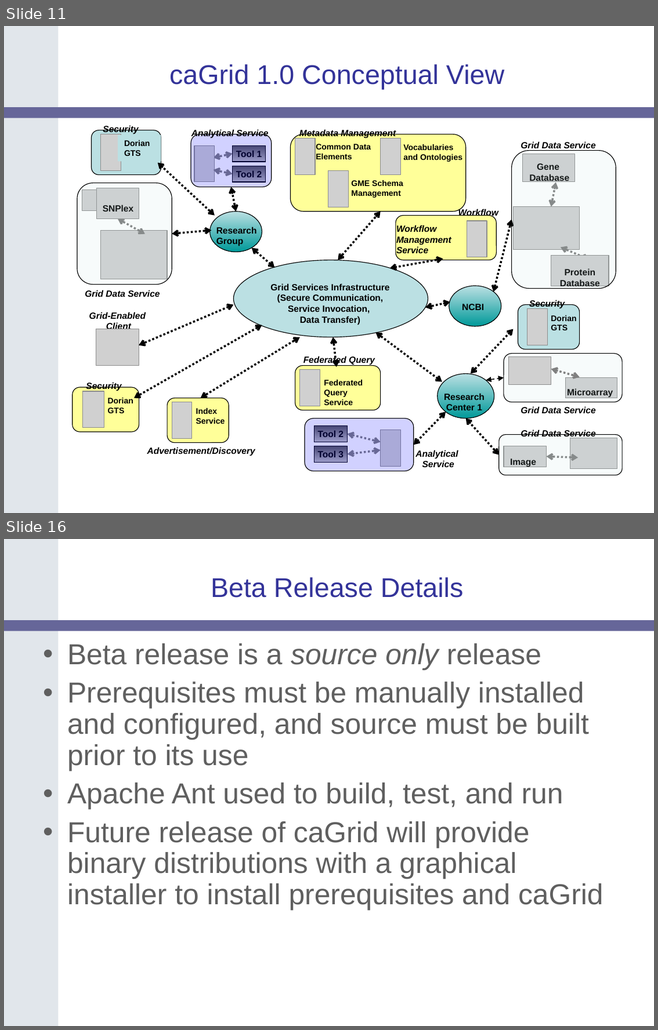
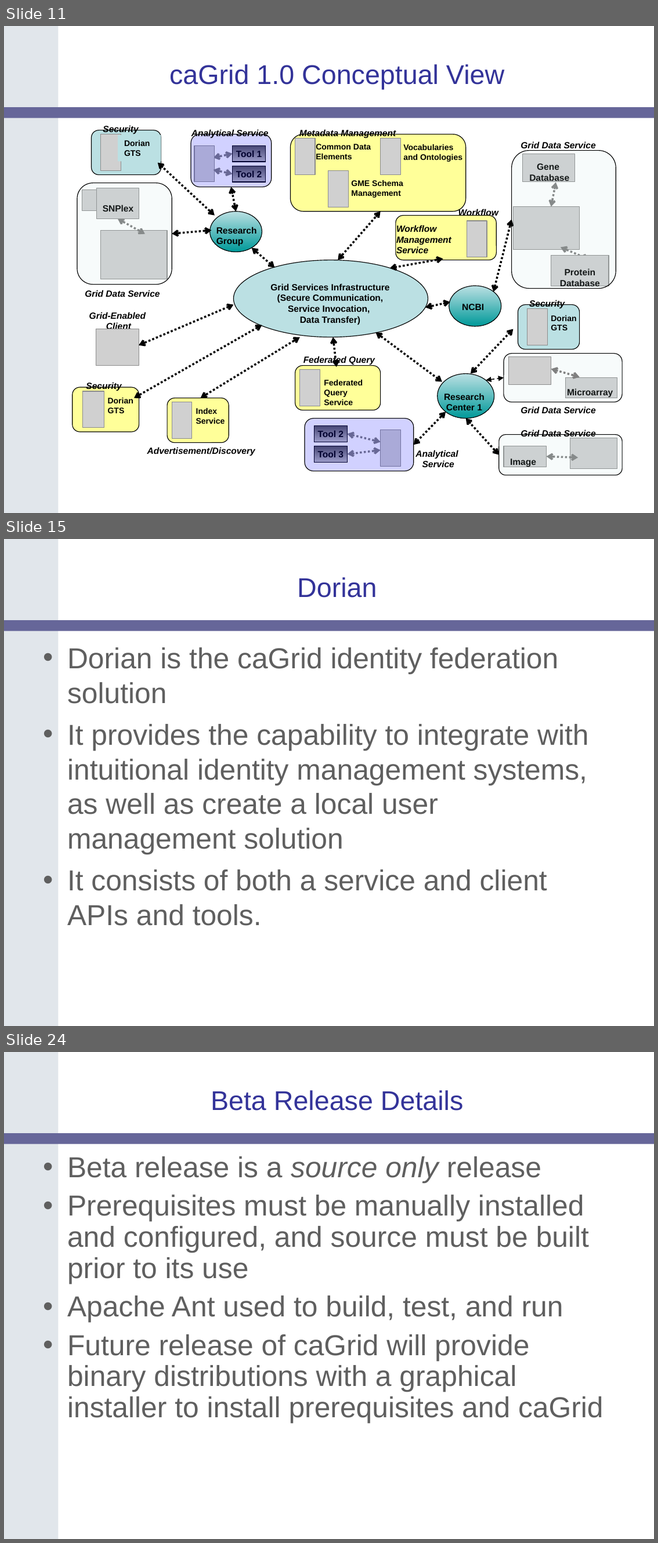
Before and after one commit to NCIP/cagrid-portal, a slide deck: cagrid-1-0/Documentation/presentations/200607_VCDE_ARCH/caGrid-1.0_Beta_Release.ppt. Shown one above the other, each under a label of ours: slides 11 and 16 before the commit, slides 11, 15 and 24 after it; the slides between them are not shown. The pictures are 658x1030 and 658x1543 pixels, drawn with LibreOffice and Linux fonts; fonts in the diff are those of the drawing; grey boxes stand for pictures; background and template pictures are left out. Boxes give left, top, right and bottom in pixels: in the first picture for what was removed or moved away, otherwise in the second. Text is boxed around its words. In the diff, an @@ line names an element or a change of style, - is before the commit and + after.

```diff
--- a/cagrid-1-0/Documentation/presentations/200607_VCDE_ARCH/caGrid-1.0_Beta_Release.ppt
+++ b/cagrid-1-0/Documentation/presentations/200607_VCDE_ARCH/caGrid-1.0_Beta_Release.ppt
@@ slide 15 added at [4, 539, 654, 1026], background #FFFFFF; not listed: 2 template elements that a slide beside it also shows @@
@@ title added at [297, 577, 376, 598], 30 pt, text #333399 @@
+Dorian
@@ text added at [67, 647, 588, 926], 32 pt, text #5F5F5F @@
+• Dorian is the caGrid identity federation solution
+• It provides the capability to integrate with intuitional identity management systems, as well as create a local user management solution
+• It consists of both a service and client APIs and tools.
@@ what was slide 16 is now slide 24 @@
```
Also in this commit, not shown: 2 slides changed, 13 other slides added, 6 slides removed.
